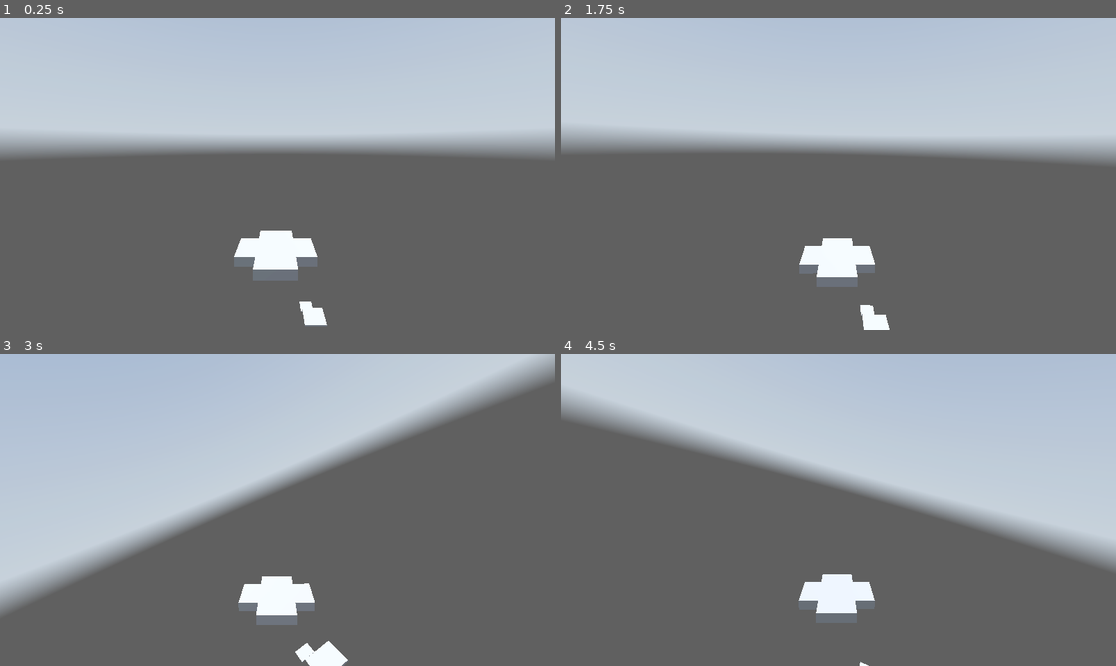
Above: before the commit, frames 1-4 (two rows, left to right).
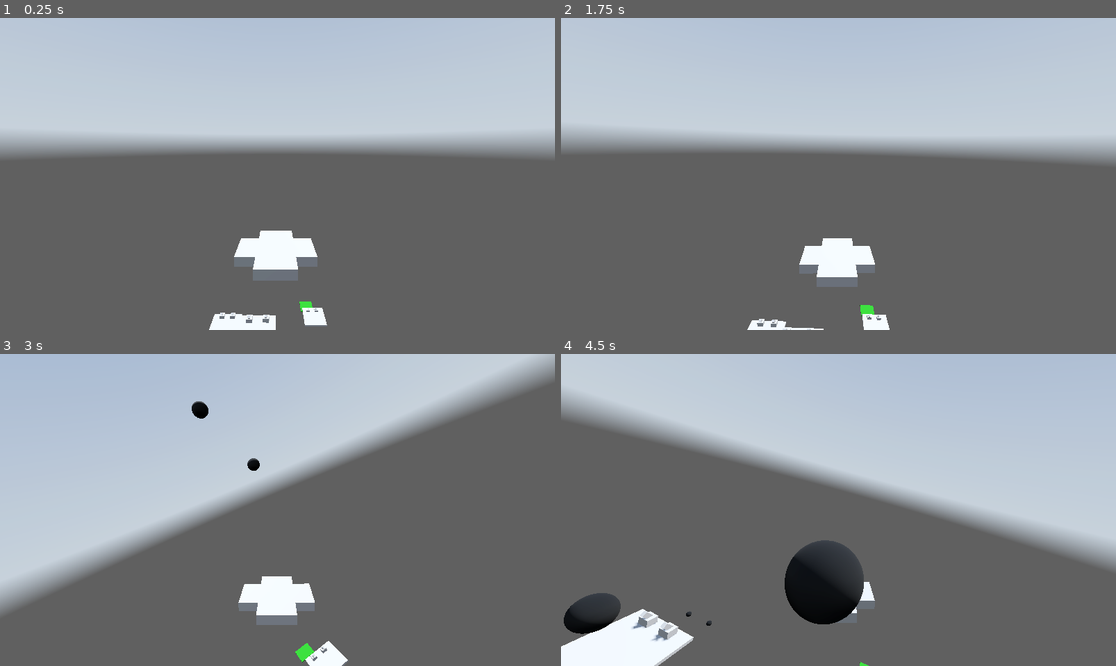
Above: after the commit, the same moments.

Repository: SimDubz/godot_gamejam_01
Game: Godot game, scene res://scenes/playground.tscn
The game is run twice, just before and just after one commit, with the same random seed, the same clock (stepped at 60 frames per second) and the same inputs. A sky picture missing from this copy of the repository is replaced by a grey-blue gradient.
Inputs (mouse positions are in pixels of both pictures, inside the frame that each line leads up to):
- Up to frame 1 (0.25 s): no input
- Up to frame 2 (1.75 s): tap Enter (ui_accept) at 0.5, 0.77, 1.52 s; move the mouse to (866, 174) at 0.52 s; hold E (rotate_right) 0.53-1.28 s; move the mouse to (810, 174) at 1.27 s; hold Q (rotate_left) from 1.28 s (still down)
- Up to frame 3 (3 s): move the mouse to (288, 503) at 2.02 s; release Q (rotate_left) at 2.03 s; hold E (rotate_right) from 2.03 s (still down); move the mouse to (271, 516) at 2.77 s
- Up to frame 4 (4.5 s): tap Enter (ui_accept) at 3.02, 3.77 s; move the mouse to (877, 513) at 3.52 s; release E (rotate_right) at 3.53 s; hold Q (rotate_left) from 3.53 s (still down); move the mouse to (794, 506) at 4.27 s

The runs differ from the first frame. In frame 1, 0.6% of the frame differs, in the area x 37-58%, y 90-100%; in frame 2, 0.3%; in frame 3, 0.3%; in frame 4, 6.9%, in the area x 0-56%, y 59-100%.

Commit message:
Enemy and shooting mechanics

Diff:
--- /dev/null
+++ b/scenes/enemy.gd
@@ -0,0 +1,45 @@
+extends CharacterBody3D
+
+var projectile_scene = preload("res://scenes/projectile.tscn")
+@onready var canon_edge: Marker3D = $CharacterModel/CanonEdge
+var plane_in_bounds = false
+
+
+func _on_shoot_timer_timeout():
+	if plane_in_bounds:
+		shoot_at_plane()
+
+func _on_range_body_entered(body: Node3D) -> void:
+	print("Plane Entered")
+	if body.is_in_group("Plane"):
+		plane_in_bounds = true
+
+func _on_range_body_exited(body: Node3D) -> void:
+	print("Plane Existed")
+	if body.is_in_group("Plane"):
+		plane_in_bounds = false
+
+func shoot_at_plane():
+	var player_position = get_plane_position()
+	var projectile = projectile_scene.instantiate()
+	var player = get_node_or_null("/root/Playground/Player")
+	var player_velocity = player.velocity
+	var future_position = get_future_player_position(player_position, player_velocity, projectile.speed)
+	var direction = (future_position - canon_edge.global_transform.origin).normalized()
+
+	projectile.global_transform.origin = canon_edge.global_transform.origin
+	get_tree().root.add_child(projectile)
+	projectile.call("set_direction", direction)
+
+
+func get_plane_position() -> Vector3:
+	var player = get_node_or_null("/root/Playground/Player")
+	if player:
+		return player.global_position
+	return Vector3()
+
+func get_future_player_position(player_position: Vector3, player_velocity: Vector3, projectile_speed: float) -> Vector3:
+	var distance_to_player = player_position.distance_to(canon_edge.global_transform.origin)
+	var time_to_hit = distance_to_player / projectile_speed
+	var future_position = player_position + player_velocity * time_to_hit
+	return future_position
--- /dev/null
+++ b/scenes/enemy.tscn
@@ -0,0 +1,44 @@
+[gd_scene load_steps=5 format=3 uid="uid://crb76rxl0vs71"]
+
+[ext_resource type="Script" path="res://scenes/enemy.gd" id="1_3rs2g"]
+
+[sub_resource type="BoxMesh" id="BoxMesh_s3bvm"]
+
+[sub_resource type="BoxShape3D" id="BoxShape3D_nh8m4"]
+size = Vector3(3.46106, 4.21519, 2.93277)
+
+[sub_resource type="BoxShape3D" id="BoxShape3D_eas8o"]
+
+[node name="Enemy" type="CharacterBody3D"]
+script = ExtResource("1_3rs2g")
+
+[node name="CharacterModel" type="Node3D" parent="."]
+
+[node name="Body" type="MeshInstance3D" parent="CharacterModel"]
+transform = Transform3D(3.23214, 0, 0, 0, 2.08188, 0, 0, 0, 2.73766, 0, -1.1986, 0)
+mesh = SubResource("BoxMesh_s3bvm")
+
+[node name="Canon" type="MeshInstance3D" parent="CharacterModel"]
+transform = Transform3D(1.14921, 0, 0, 0, 0.860419, 2.66991, 0, -0.981915, 2.33955, 0, 0.228548, 0.325845)
+mesh = SubResource("BoxMesh_s3bvm")
+
+[node name="CanonEdge" type="Marker3D" parent="CharacterModel"]
+transform = Transform3D(1, 0, 0, 0, 1, 0, 0, 0, 1, 0.062778, 1.62187, 1.62714)
+
+[node name="CollisionShape3D" type="CollisionShape3D" parent="."]
+transform = Transform3D(1, 0, 0, 0, 1, 0, 0, 0, 1, -0.0337524, -0.772943, 0.119522)
+shape = SubResource("BoxShape3D_nh8m4")
+
+[node name="Timer" type="Timer" parent="."]
+autostart = true
+
+[node name="Range" type="Area3D" parent="."]
+unique_name_in_owner = true
+
+[node name="CollisionShape3D" type="CollisionShape3D" parent="Range"]
+transform = Transform3D(150, 0, 0, 0, 150, 0, 0, 0, 150, 0, 0, 0)
+shape = SubResource("BoxShape3D_eas8o")
+
+[connection signal="timeout" from="Timer" to="." method="_on_shoot_timer_timeout"]
+[connection signal="body_entered" from="Range" to="." method="_on_range_body_entered"]
+[connection signal="body_exited" from="Range" to="." method="_on_range_body_exited"]
--- a/scenes/player.tscn
+++ b/scenes/player.tscn
@@ -7,7 +7,7 @@
 
 [sub_resource type="BoxMesh" id="BoxMesh_fw1s2"]
 
-[node name="Player" type="CharacterBody3D"]
+[node name="Player" type="CharacterBody3D" groups=["Plane"]]
 motion_mode = 1
 script = ExtResource("1_d8bry")
 
--- a/scenes/playground.tscn
+++ b/scenes/playground.tscn
@@ -1,7 +1,11 @@
-[gd_scene load_steps=6 format=3 uid="uid://d3phcrvwpahmd"]
+[gd_scene load_steps=8 format=3 uid="uid://d3phcrvwpahmd"]
 
 [ext_resource type="Texture2D" uid="uid://cmbc41qcke40u" path="res://arts/kloofendal_48d_partly_cloudy_puresky_2k.hdr" id="1_0ynvu"]
+[ext_resource type="PackedScene" uid="uid://crb76rxl0vs71" path="res://scenes/enemy.tscn" id="1_dmrs0"]
 [ext_resource type="PackedScene" uid="uid://dvky5ym53pejp" path="res://scenes/player.tscn" id="2_vm42v"]
+
+[sub_resource type="StandardMaterial3D" id="StandardMaterial3D_ai14q"]
+albedo_color = Color(0.0666667, 0.466667, 0, 1)
 
 [sub_resource type="PanoramaSkyMaterial" id="PanoramaSkyMaterial_v8602"]
 panorama = ExtResource("1_0ynvu")
@@ -24,6 +28,7 @@
 transform = Transform3D(1, 0, 0, 0, 1, 0, 0, 0, 1, 85.3115, -0.5, 43.575)
 use_collision = true
 size = Vector3(20, 1, 20)
+material = SubResource("StandardMaterial3D_ai14q")
 
 [node name="stage2" type="Node3D" parent="."]
 transform = Transform3D(1, 0, 0, 0, 1, 0, 0, 0, 1, 0, -34.4549, 0)
@@ -33,21 +38,39 @@
 use_collision = true
 size = Vector3(20, 1, 20)
 
+[node name="Enemy" parent="stage2" instance=ExtResource("1_dmrs0")]
+transform = Transform3D(1, 0, 0, 0, 1, 0, 0, 0, 1, 67.6203, -74.4292, -121.706)
+
+[node name="Enemy2" parent="stage2" instance=ExtResource("1_dmrs0")]
+transform = Transform3D(1, 0, 0, 0, 1, 0, 0, 0, 1, 75.5019, -74.4292, -121.706)
+
 [node name="stage3" type="Node3D" parent="."]
 transform = Transform3D(1, 0, 0, 0, 1, 0, 0, 0, 1, -27.9906, -11.1548, 0)
 
 [node name="CSGBox3D" type="CSGBox3D" parent="stage3"]
-transform = Transform3D(1, 0, 0, 0, 1, 0, 0, 0, 1, -16.8046, -116.445, -69.9838)
+transform = Transform3D(1, 0, 0, 0, 1, 0, 0, 0, 1, 29.9259, -61.8464, -66.7105)
 use_collision = true
 size = Vector3(20, 1, 20)
+
+[node name="Enemy" parent="stage3" instance=ExtResource("1_dmrs0")]
+transform = Transform3D(1, 0, 0, 0, 1, 0, 0, 0, 1, 33.7897, -59.1012, -74.1398)
+
+[node name="Enemy2" parent="stage3" instance=ExtResource("1_dmrs0")]
+transform = Transform3D(1, 0, 0, 0, 1, 0, 0, 0, 1, 26.2023, -59.101, -74.1245)
 
 [node name="stage4" type="Node3D" parent="."]
 transform = Transform3D(1, 0, 0, 0, 1, 0, 0, 0, 1, 38.0741, -21.7989, 0)
 
 [node name="CSGBox3D" type="CSGBox3D" parent="stage4"]
-transform = Transform3D(1, 0, 0, 0, 1, 0, 0, 0, 1, 0, -0.5, 0)
+transform = Transform3D(1, 0, 0, 0, 1, 0, 0, 0, 1, -10.415, -18.028, -30.314)
 use_collision = true
-size = Vector3(20, 1, 20)
+size = Vector3(18.4214, 1, 20)
+
+[node name="Enemy" parent="stage4" instance=ExtResource("1_dmrs0")]
+transform = Transform3D(0.999289, 0, -0.0377076, 0, 1, 0, 0.0377076, 0, 0.999289, -6.19268, -15.2269, -36.9841)
+
+[node name="Enemy2" parent="stage4" instance=ExtResource("1_dmrs0")]
+transform = Transform3D(0.999999, -0.000859384, 0.000948555, 0.00085999, 0.999999, -0.000640378, -0.000948002, 0.000641191, 0.999999, -14.7822, -15.2619, -36.7231)
 
 [node name="env" type="Node3D" parent="."]
 
--- /dev/null
+++ b/scenes/projectile.gd
@@ -0,0 +1,19 @@
+extends Area3D
+
+@export var speed = 50.0
+var direction = Vector3.FORWARD
+
+func _ready() -> void:
+	pass
+
+func _physics_process(delta: float) -> void:
+	# Move the projectile
+	var velocity = direction.normalized() * speed
+	translate(velocity * delta)
+
+func _on_body_entered(body: Node3D) -> void:
+
+	queue_free()
+
+func set_direction(new_direction: Vector3) -> void:
+	direction = new_direction
--- /dev/null
+++ b/scenes/projectile.tscn
@@ -0,0 +1,23 @@
+[gd_scene load_steps=5 format=3 uid="uid://d3t8yhgvmflx7"]
+
+[ext_resource type="Script" path="res://scenes/projectile.gd" id="1_3jh5y"]
+
+[sub_resource type="StandardMaterial3D" id="StandardMaterial3D_q5us8"]
+albedo_color = Color(0, 0, 0, 1)
+
+[sub_resource type="SphereMesh" id="SphereMesh_fo1gm"]
+material = SubResource("StandardMaterial3D_q5us8")
+
+[sub_resource type="SphereShape3D" id="SphereShape3D_gnk5x"]
+
+[node name="Projectile" type="Area3D"]
+script = ExtResource("1_3jh5y")
+
+[node name="MeshInstance3D" type="MeshInstance3D" parent="."]
+mesh = SubResource("SphereMesh_fo1gm")
+
+[node name="CollisionShape3D" type="CollisionShape3D" parent="."]
+transform = Transform3D(1.125, 0, 0, 0, 1.125, 0, 0, 0, 1.125, 0, 0, 0)
+shape = SubResource("SphereShape3D_gnk5x")
+
+[connection signal="body_entered" from="." to="." method="_on_body_entered"]
--- a/scripts/Player.gd
+++ b/scripts/Player.gd
@@ -31,6 +31,7 @@
 var speed_boost_duration = 2.0 # Duration of the speed boost in seconds
 var speed_boost_timer = 0.0 # Timer to track the speed boost duration
 
+signal plane_position_updated(new_position)
 
 func _ready() -> void:
 	Input.set_mouse_mode(Input.MOUSE_MODE_CAPTURED)
@@ -59,6 +60,7 @@
 
 
 func _physics_process(delta: float) -> void:
+	emit_signal("plane_position_updated", global_transform.origin)
 
 	# Handle gravity reduction timer
 	if gravity_reduction_timer > 0:
@@ -83,7 +85,7 @@
 	# Calculate the current speed from the velocity vector
 	current_speed = velocity.length()
 	kmh_speed = units_per_second_to_kmh(current_speed)
-	print("km/h: %s" % str(kmh_speed))
+	#print("km/h: %s" % str(kmh_speed))
 
 	# Adjust speed based on pitch
 	speed = min(base_speed + sin(pitch) * 5, 50.0)
